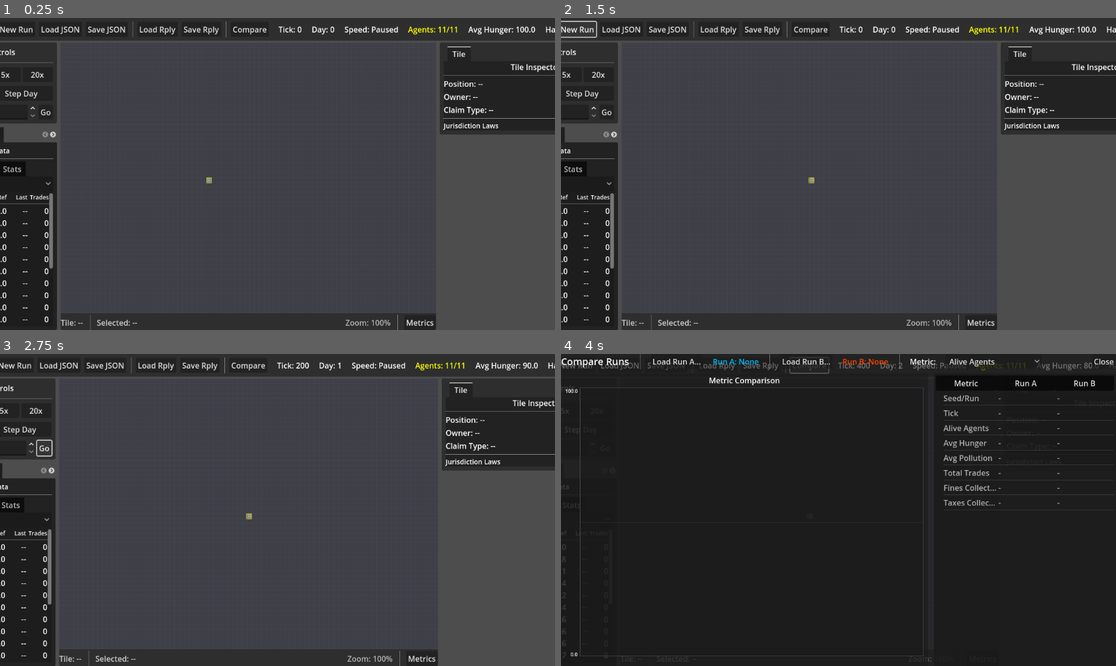
Above: before the commit, frames 1-4 (two rows, left to right).
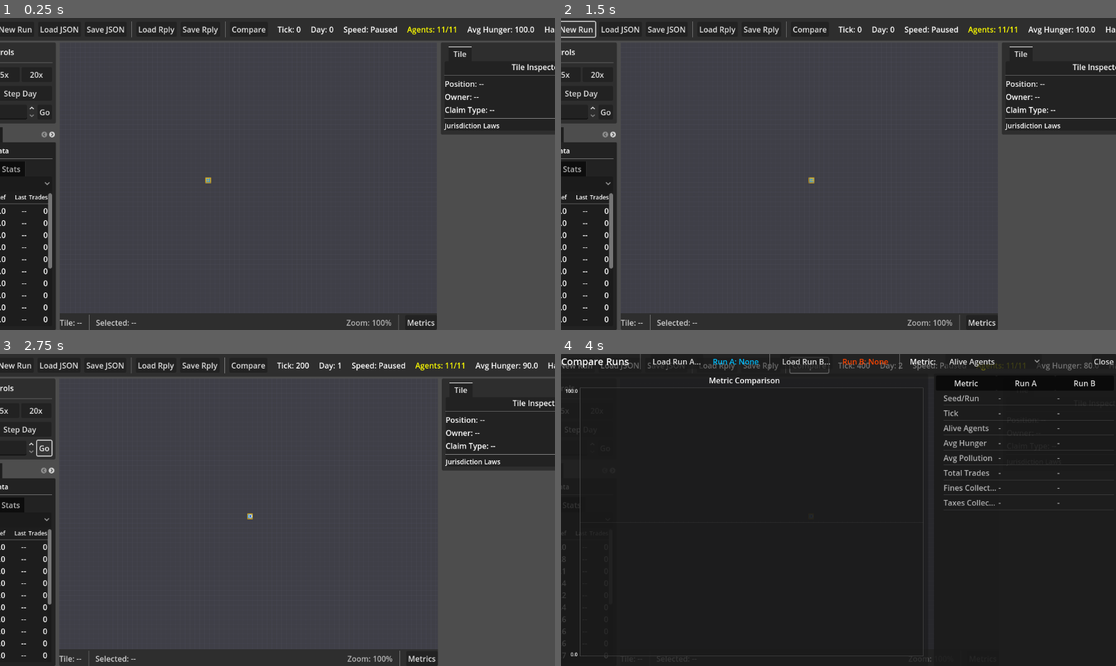
Above: after the commit, the same moments.

Repository: dfrer/societies
Game: Godot game, scene res://viz/visualizer_main.tscn
Two runs of this game, one before a commit and one after it. Both use one fixed random seed, a clock stepped at 60 frames per second and the inputs below.
Inputs:
- Up to frame 1 (0.25 s): no input
- Up to frame 2 (1.5 s): click "New Run" at 0.5 s; click "New Run" at 1.25 s
- Up to frame 3 (2.75 s): click "Go" at 2 s
- Up to frame 4 (4 s): click "Go" at 2.75 s; click "Compare" at 3.5 s

The runs differ from the first frame. In frame 1, 2.9% of the frame differs, in the area x 0-100%, y 1-100%; in frame 2, 2.9%, in the area x 0-100%, y 0-100%; in frame 3, less than 0.1%; in frame 4, less than 0.1%.
Error in both runs: Invalid access to property or key 'state' on a base object of type 'RefCounted (Agent)'. (res://sim/brains/planners/needs_planner.gd:30)

Commit message:
Implement V3 brain phase 3 updates

Diff:
--- a/sim/brains/default_brain.gd
+++ b/sim/brains/default_brain.gd
@@ -2,6 +2,20 @@
 ## Evaluates possible actions and selects the one with the highest utility score
 class_name DefaultBrain
 extends IAgentBrain
+
+# Planner priorities (higher runs first)
+const PRIORITY_SURVIVAL = 100
+const PRIORITY_CRITICAL_NEEDS = 90
+const PRIORITY_COMMITMENTS = 80
+const PRIORITY_LONG_TERM = 70
+const PRIORITY_NEEDS = 60
+const PRIORITY_CAREER = 55
+const PRIORITY_HOMESTEAD = 50
+const PRIORITY_MARKET_BEHAVIOR = 45
+const PRIORITY_ECONOMY = 40
+const PRIORITY_CIVIC = 30
+const PRIORITY_SOCIAL = 20
+const PRIORITY_GOVERNANCE = 10
 
 # Weight mappings
 const WEIGHT_SURVIVAL = 10.0
@@ -205,6 +219,8 @@
 			return goal.get("intentions", []).is_empty()
 		"ACCEPT_CONTRACT":
 			return agent.has_active_contract()
+		"COMPLETE_ACTIVITY":
+			return agent.current_activity_id != int(goal.get("activity_id", -1))
 		"JOIN_FACTION":
 			var target_faction: int = int(goal.get("faction_id", 0))
 			return agent.faction_id == target_faction or agent.faction_id != 0
@@ -419,6 +435,18 @@
 			return _plan_build_road(agent, goal, world, tuning)
 		"REST":
 			return Actions.rest()
+		"COMPLETE_ACTIVITY":
+			if state == null:
+				return {}
+			var activity_id: int = int(goal.get("activity_id", -1))
+			if activity_id < 0:
+				return {}
+			if agent.current_activity_id != activity_id:
+				agent.current_activity_id = activity_id
+			var activity := state.job_board.get_activity(activity_id)
+			if activity.is_empty():
+				return {}
+			return _action_from_activity(agent, activity, world, tuning, state)
 
 	return {}
 
@@ -493,6 +521,8 @@
 			return {"type": "GO_TO", "data": {"x": goal.get("x", agent.pos_x), "y": goal.get("y", agent.pos_y)}}
 		"GO_TO_MARKET_WITH_INTENT":
 			return {"type": "GO_TO_MARKET_WITH_INTENT", "data": {"intentions": goal.get("intentions", [])}}
+		"COMPLETE_ACTIVITY":
+			return {"type": "COMPLETE_ACTIVITY", "data": {"activity_id": goal.get("activity_id", -1)}}
 	return {"type": "IDLE", "data": {}}
 
 func _set_intent(state: SimState, agent: Agent, intent_type: String, data: Dictionary) -> void:
@@ -838,6 +868,8 @@
 	var current_tick: int = state.tick if state != null else 0
 	if _economy_planner.should_avoid_buying(agent, item, market, tuning, current_tick):
 		return {}
+	if _economy_planner.should_suppress_market_purchase(agent, item, tuning):
+		return {}
 	var price = market.get_ref_price(item)
 	if agent.get_available_money() >= price:
 		# Place buy order
@@ -902,12 +934,12 @@
 				elif agent.has_available_item(item, qty):
 					fulfilled = true
 				elif market.has_active_order(agent.id, item, "buy"):
-					fulfilled = true
+					fulfilled = false
 				elif agent.get_available_money() < market.get_ref_price(item):
 					intention = _increment_intention_attempts(intention, max_attempts)
 				else:
 					action = Actions.place_buy_order(item)
-					fulfilled = true
+					fulfilled = false
 				if fulfilled:
 					agent.goal_data.erase("failed_item_request")
 			"SELL_SURPLUS":
@@ -919,10 +951,10 @@
 					if agent.get_available_item(item) <= threshold:
 						fulfilled = true
 					elif market.has_active_order(agent.id, item, "sell"):
-						fulfilled = true
+						fulfilled = false
 					else:
 						action = Actions.place_sell_order(item)
-						fulfilled = true
+						fulfilled = false
 			"FIND_WORK":
 				if agent.has_active_contract():
 					fulfilled = true
@@ -939,6 +971,8 @@
 				fulfilled = true
 
 		if action.has("type"):
+			if not fulfilled and not intention.is_empty():
+				updated_intentions.append(intention)
 			for j in range(i + 1, intentions.size()):
 				if intentions[j] is Dictionary:
 					updated_intentions.append(intentions[j].duplicate(true))
--- a/sim/brains/planners/career_planner.gd
+++ b/sim/brains/planners/career_planner.gd
@@ -3,7 +3,7 @@
 extends IAgentPlanner
 
 func get_priority() -> int:
-	return 75
+	return DefaultBrain.PRIORITY_CAREER
 
 func maybe_add_goal(agent: Agent, context: PlannerContext) -> bool:
 	if agent.career_type == "none" or agent.career_type == "":
--- a/sim/brains/planners/civic_planner.gd
+++ b/sim/brains/planners/civic_planner.gd
@@ -3,7 +3,7 @@
 extends "res://sim/brains/planners/i_agent_planner.gd"
 
 func get_priority() -> int:
-	return 40
+	return DefaultBrain.PRIORITY_CIVIC
 
 func maybe_add_goal(agent: Agent, context: PlannerContext) -> bool:
 	if context.state == null:
--- a/sim/brains/planners/commitment_planner.gd
+++ b/sim/brains/planners/commitment_planner.gd
@@ -4,7 +4,7 @@
 extends IAgentPlanner
 
 func get_priority() -> int:
-	return 100 # Highest priority
+	return DefaultBrain.PRIORITY_COMMITMENTS
 
 func maybe_add_goal(agent: Agent, context: PlannerContext) -> bool:
 	# Check for active contract
--- a/sim/brains/planners/economy_planner.gd
+++ b/sim/brains/planners/economy_planner.gd
@@ -6,7 +6,7 @@
 var _recipes: Dictionary = {}
 
 func get_priority() -> int:
-	return 60
+	return DefaultBrain.PRIORITY_ECONOMY
 
 func maybe_add_goal(agent: Agent, context: PlannerContext) -> bool:
 	return add_primary_goal(agent, context.world, context.market, context.contracts_system, context.tuning, context.recipes, context.state)
@@ -86,6 +86,23 @@
 	var ref_price: float = market.get_ref_price(item)
 	return ref_price > fair_price * overpay_multiplier
 
+func should_suppress_market_purchase(agent: Agent, item: String, tuning: Dictionary) -> bool:
+	if not _has_save_for_item_goal(agent):
+		return false
+	var emergency_threshold: float = float(tuning.get("emergency_hunger_threshold", 15.0))
+	if item in ["Berries", "CookedMeal"] and agent.get_hunger() < emergency_threshold:
+		return false
+	return true
+
+func _has_save_for_item_goal(agent: Agent) -> bool:
+	for goal in agent.long_term_goals:
+		if goal.get("type", "") == "SAVE_FOR_ITEM":
+			return true
+	for goal in agent.goal_stack:
+		if goal.get("type", "") == "SAVE_FOR_ITEM":
+			return true
+	return false
+
 func _has_allowed_recipe(output_item: String, recipes: Dictionary, world: World) -> bool:
 	for recipe_id in recipes:
 		var recipe: Recipe = recipes[recipe_id]
--- a/sim/brains/planners/governance_planner.gd
+++ b/sim/brains/planners/governance_planner.gd
@@ -3,7 +3,7 @@
 extends IAgentPlanner
 
 func get_priority() -> int:
-	return 20
+	return DefaultBrain.PRIORITY_GOVERNANCE
 
 func maybe_add_goal(agent: Agent, context: PlannerContext) -> bool:
 	if context.state == null:
--- a/sim/brains/planners/homestead_planner.gd
+++ b/sim/brains/planners/homestead_planner.gd
@@ -3,7 +3,7 @@
 extends IAgentPlanner
 
 func get_priority() -> int:
-	return 70
+	return DefaultBrain.PRIORITY_HOMESTEAD
 
 func maybe_add_goal(agent: Agent, context: PlannerContext) -> bool:
 	if not agent.has_home() and agent.has_claim_tokens():
--- a/sim/brains/planners/long_term_planner.gd
+++ b/sim/brains/planners/long_term_planner.gd
@@ -3,7 +3,7 @@
 extends "res://sim/brains/planners/i_agent_planner.gd"
 
 func get_priority() -> int:
-	return 30
+	return DefaultBrain.PRIORITY_LONG_TERM
 
 func maybe_add_goal(agent: Agent, context: PlannerContext) -> bool:
 	var tuning_data: Dictionary = context.tuning if context.tuning is Dictionary else {}
@@ -17,6 +17,7 @@
 			continue
 		var item: String = long_term_goal.get("item", "")
 		var target_money: int = int(long_term_goal.get("target_money", 0))
+		_update_save_goal_progress(agent, long_term_goal, item, target_money)
 		if _is_save_goal_complete(agent, item, target_money):
 			completed_indices.append(i)
 			continue
@@ -33,6 +34,16 @@
 		agent.long_term_goals.remove_at(completed_indices[idx])
 
 	return false
+
+func _update_save_goal_progress(agent: Agent, goal: Dictionary, item: String, target_money: int) -> void:
+	if item != "" and agent.has_item(item, 1):
+		goal["progress"] = 1.0
+		return
+	if target_money <= 0:
+		goal["progress"] = 0.0
+		return
+	var progress := float(agent.get_available_money()) / float(target_money)
+	goal["progress"] = clampf(progress, 0.0, 1.0)
 
 func _maybe_add_save_for_item_goal(agent: Agent, market: Market, tuning: Dictionary, state: SimState) -> void:
 	if agent.has_tool("Axe"):
--- a/sim/brains/planners/market_behavior_planner.gd
+++ b/sim/brains/planners/market_behavior_planner.gd
@@ -3,7 +3,7 @@
 extends IAgentPlanner
 
 func get_priority() -> int:
-	return 65
+	return DefaultBrain.PRIORITY_MARKET_BEHAVIOR
 
 func maybe_add_goal(agent: Agent, context: PlannerContext) -> bool:
 	var intentions := _gather_market_intentions(agent, context.market, context.tuning)
@@ -47,7 +47,7 @@
 	if not failed_request.is_empty():
 		var item: String = failed_request.get("item", "")
 		var qty: int = int(failed_request.get("qty", 1))
-		if item != "":
+		if item != "" and not _should_skip_market_buy(agent, item, tuning):
 			_add_intention(intentions, {
 				"type": "BUY_NEEDS",
 				"item": item,
@@ -86,6 +86,23 @@
 
 	return intentions
 
+func _should_skip_market_buy(agent: Agent, item: String, tuning: Dictionary) -> bool:
+	if not _has_save_for_item_goal(agent):
+		return false
+	var emergency_threshold: float = float(tuning.get("emergency_hunger_threshold", 15.0))
+	if item in ["Berries", "CookedMeal"] and agent.get_hunger() < emergency_threshold:
+		return false
+	return true
+
+func _has_save_for_item_goal(agent: Agent) -> bool:
+	for goal in agent.long_term_goals:
+		if goal.get("type", "") == "SAVE_FOR_ITEM":
+			return true
+	for goal in agent.goal_stack:
+		if goal.get("type", "") == "SAVE_FOR_ITEM":
+			return true
+	return false
+
 func _normalize_intentions(intentions: Array[Dictionary], current_tick: int, tuning: Dictionary) -> Array[Dictionary]:
 	var ttl: int = int(tuning.get("market_intention_ttl_ticks", 120))
 	var max_attempts: int = int(tuning.get("market_intention_max_attempts", 3))
--- a/sim/brains/planners/needs_planner.gd
+++ b/sim/brains/planners/needs_planner.gd
@@ -8,7 +8,7 @@
 # 2. Goal Generation: Adds goals for hungry/tired states or proactive buffering
 
 func get_priority() -> int:
-	return 100 # Priority.CRITICAL_NEEDS - usually high
+	return DefaultBrain.PRIORITY_CRITICAL_NEEDS
 
 func get_interrupt_action(agent: Agent, tuning: Variant) -> Dictionary:
 	var tuning_data: Dictionary = tuning if tuning is Dictionary else {}
--- a/sim/brains/planners/social_planner.gd
+++ b/sim/brains/planners/social_planner.gd
@@ -3,7 +3,7 @@
 extends "res://sim/brains/planners/i_agent_planner.gd"
 
 func get_priority() -> int:
-	return 50
+	return DefaultBrain.PRIORITY_SOCIAL
 
 func maybe_add_goal(agent: Agent, context: PlannerContext) -> bool:
 	var tuning_data: Dictionary = context.tuning if context.tuning is Dictionary else {}
--- a/sim/brains/planners/survival_planner.gd
+++ b/sim/brains/planners/survival_planner.gd
@@ -3,7 +3,7 @@
 extends IAgentPlanner
 
 func get_priority() -> int:
-	return 90
+	return DefaultBrain.PRIORITY_SURVIVAL
 
 func get_interrupt_action(agent: Agent, tuning: Dictionary) -> Dictionary:
 	var emergency_threshold: float = tuning.get("emergency_hunger_threshold", 15.0)
--- a/sim/tuning.gd
+++ b/sim/tuning.gd
@@ -131,6 +131,7 @@
 	_add_schema("market_price_memory_limit", "int", false, 20, 1, 1000, "Maximum entries in market price memory")
 	_add_schema("market_intention_ttl_ticks", "int", false, 120, 1, 10000, "TTL for market intentions")
 	_add_schema("market_intention_max_attempts", "int", false, 3, 1, 100, "Max attempts for market intentions")
+	_add_schema("market_intention_cooldown_ticks", "int", false, 12, 0, 10000, "Cooldown before adding new market intentions")
 
 	# Workshops
 	_add_schema("workshop_start_count", "int", true, 1, 0, 100, "Initial workshops")
@@ -151,6 +152,8 @@
 	_add_schema("trader_min_inventory_value", "int", true, 100, 0, 10000, "Min inventory value for traders to buy")
 	_add_schema("role_switch_interval_ticks", "int", true, 100, 1, 1000, "Ticks between role switch evaluation")
 	_add_schema("career_resource_access_radius", "int", false, 12, 1, 100, "Radius before seeking resource access")
+	_add_schema("career_discovery_ticks", "int", false, 48, 1, 10000, "Ticks between career reassessment")
+	_add_schema("specialization_skill_threshold", "float", false, 2.0, 0, 100, "Skill level threshold to specialize")
 
 	# Skills
 	_add_schema("skill_xp_per_action", "float", true, 0.1, 0, 10, "XP gained per action")
@@ -162,6 +165,7 @@
 	_add_schema("contract_payout_multiplier", "float", true, 1.2, 0, 10, "Contract payout multiplier")
 	_add_schema("contract_accept_min_profit", "int", true, 5, 0, 1000, "Minimum profit to accept contract")
 	_add_schema("contract_prefer_profit_threshold", "int", false, 8, 0, 10000, "Profit threshold to prefer contracts over org tasks")
+	_add_schema("contract_posting_cooldown_ticks", "int", false, 24, 0, 10000, "Cooldown ticks before posting another contract")
 	_add_schema("max_active_contracts_per_agent", "int", true, 1, 0, 10, "Max active contracts per agent")
 	_add_schema("contract_food_focus_multiplier", "float", true, 2.0, 0, 10, "Food payout multiplier during scarcity")
 	_add_schema("contract_payout_multiplier_cap", "float", true, 2.5, 0, 10, "Max contract payout multiplier")
--- /dev/null
+++ b/tests/test_career_planner.gd
@@ -0,0 +1,24 @@
+extends "res://tests/test_case.gd"
+const SimFixture = preload("res://tests/sim_fixture.gd")
+const CareerPlanner = preload("res://sim/brains/planners/career_planner.gd")
+const PlannerContext = preload("res://sim/brains/planner_context.gd")
+
+func _run() -> void:
+	subtest("Logger without axe seeks tool", func():
+		var sim = SimFixture.make_sim(301)
+		var agent = sim.state.agents[0]
+		agent.career_type = "logger"
+		agent.role = "logger"
+		agent.inventory.erase("Axe")
+
+		var planner = CareerPlanner.new()
+		var ctx = PlannerContext.create(sim.state.world, sim.state.market, sim.contracts_system, sim.tuning, sim.recipes, sim.state)
+
+		var added = planner.maybe_add_goal(agent, ctx)
+
+		assert_true(added, "Should add tool acquisition goal")
+		if not agent.goal_stack.is_empty():
+			var goal = agent.goal_stack.back()
+			assert_eq(goal.get("type", ""), "ACQUIRE_TOOL", "Goal should acquire tool")
+			assert_eq(goal.get("item", ""), "Axe", "Goal should request axe")
+	)
--- /dev/null
+++ b/tests/test_commitment_planner.gd
@@ -0,0 +1,31 @@
+extends "res://tests/test_case.gd"
+const SimFixture = preload("res://tests/sim_fixture.gd")
+const CommitmentPlanner = preload("res://sim/brains/planners/commitment_planner.gd")
+const PlannerContext = preload("res://sim/brains/planner_context.gd")
+const Contract = preload("res://sim/contract.gd")
+
+func _run() -> void:
+	subtest("Active contract becomes commitment goal", func():
+		var sim = SimFixture.make_sim(401)
+		var agent = sim.state.agents[0]
+
+		var contract = Contract.new()
+		contract.id = 1
+		contract.status = Contract.STATUS_ACCEPTED
+		contract.worker_id = agent.id
+		contract.item = "Berries"
+		contract.qty = 1
+		sim.contracts_system.contracts.append(contract)
+
+		agent.active_contract_id = contract.id
+
+		var planner = CommitmentPlanner.new()
+		var ctx = PlannerContext.create(sim.state.world, sim.state.market, sim.contracts_system, sim.tuning, sim.recipes, sim.state)
+
+		var added = planner.maybe_add_goal(agent, ctx)
+
+		assert_true(added, "Should add commitment goal for active contract")
+		if not agent.goal_stack.is_empty():
+			var goal = agent.goal_stack.back()
+			assert_eq(goal.get("type", ""), "FULFILL_CONTRACT", "Goal should fulfill contract")
+	)
--- /dev/null
+++ b/tests/test_default_brain_v3.gd
@@ -0,0 +1,47 @@
+extends "res://tests/test_case.gd"
+const SimFixture = preload("res://tests/sim_fixture.gd")
+const DefaultBrain = preload("res://sim/brains/default_brain.gd")
+const PlannerContext = preload("res://sim/brains/planner_context.gd")
+const Contract = preload("res://sim/contract.gd")
+
+func _run() -> void:
+	subtest("Commitment goals outrank lower priorities", func():
+		var sim = SimFixture.make_sim(501)
+		var agent = sim.state.agents[0]
+		agent.goal_stack.clear()
+		agent.claim_tokens = 0
+		agent.goal_data["failed_item_request"] = {
+			"item": "MysteryItem",
+			"qty": 1
+		}
+
+		var contract = Contract.new()
+		contract.id = 1
+		contract.status = Contract.STATUS_ACCEPTED
+		contract.worker_id = agent.id
+		sim.contracts_system.contracts.append(contract)
+		agent.active_contract_id = contract.id
+
+		var brain = DefaultBrain.new()
+		var ctx = PlannerContext.create(sim.state.world, sim.state.market, sim.contracts_system, sim.tuning, sim.recipes, sim.state)
+		brain._generate_high_level_goals(agent, ctx)
+
+		assert_false(agent.goal_stack.is_empty(), "Should have at least one goal")
+		if not agent.goal_stack.is_empty():
+			var goal = agent.goal_stack.back()
+			assert_eq(goal.get("type", ""), "FULFILL_CONTRACT", "Commitments should be prioritized")
+	)
+
+	subtest("New goal completion logic", func():
+		var sim = SimFixture.make_sim(502)
+		var agent = sim.state.agents[0]
+		agent.add_item("Berries", 5)
+
+		var brain = DefaultBrain.new()
+		var goal = {
+			"type": "MAINTAIN_FOOD_BUFFER",
+			"target_qty": 5
+		}
+		var complete = brain._is_goal_complete(agent, goal, sim.state.world, sim.contracts_system)
+		assert_true(complete, "Food buffer goal should complete when target reached")
+	)
--- /dev/null
+++ b/tests/test_economy_planner.gd
@@ -0,0 +1,39 @@
+extends "res://tests/test_case.gd"
+const SimFixture = preload("res://tests/sim_fixture.gd")
+const EconomyPlanner = preload("res://sim/brains/planners/economy_planner.gd")
+const PlannerContext = preload("res://sim/brains/planner_context.gd")
+
+func _run() -> void:
+	subtest("Post contract for failed request", func():
+		var sim = SimFixture.make_sim(201)
+		var agent = sim.state.agents[0]
+		agent.claim_tokens = 0
+		agent.goal_data["failed_item_request"] = {
+			"item": "MysteryItem",
+			"qty": 2
+		}
+
+		var planner = EconomyPlanner.new()
+		var ctx = PlannerContext.create(sim.state.world, sim.state.market, sim.contracts_system, sim.tuning, sim.recipes, sim.state)
+
+		var added = planner.maybe_add_goal(agent, ctx)
+
+		assert_true(added, "Should add a contract posting goal")
+		if not agent.goal_stack.is_empty():
+			var goal = agent.goal_stack.back()
+			assert_eq(goal.get("type", ""), "POST_CONTRACT_FOR_NEED", "Goal should post contract for need")
+	)
+
+	subtest("Suppress market purchases while saving", func():
+		var sim = SimFixture.make_sim(202)
+		var agent = sim.state.agents[0]
+		agent.long_term_goals.append({
+			"type": "SAVE_FOR_ITEM",
+			"item": "Axe",
+			"target_money": 120,
+			"progress": 0.0
+		})
+		var planner = EconomyPlanner.new()
+		var suppress = planner.should_suppress_market_purchase(agent, "Planks", sim.tuning)
+		assert_true(suppress, "Should suppress non-essential market purchases while saving")
+	)
--- /dev/null
+++ b/tests/test_homestead_planner.gd
@@ -0,0 +1,41 @@
+extends "res://tests/test_case.gd"
+const SimFixture = preload("res://tests/sim_fixture.gd")
+const HomesteadPlanner = preload("res://sim/brains/planners/homestead_planner.gd")
+const PlannerContext = preload("res://sim/brains/planner_context.gd")
+
+func _run() -> void:
+	subtest("Establish homestead goal", func():
+		var sim = SimFixture.make_sim(101)
+		var agent = sim.state.agents[0]
+		agent.home_pos = Vector2i(-1, -1)
+		var planner = HomesteadPlanner.new()
+		var ctx = PlannerContext.create(sim.state.world, sim.state.market, sim.contracts_system, sim.tuning, sim.recipes, sim.state)
+
+		var added = planner.maybe_add_goal(agent, ctx)
+
+		assert_true(added, "Should add establish homestead goal")
+		if not agent.goal_stack.is_empty():
+			var goal = agent.goal_stack.back()
+			assert_eq(goal.get("type", ""), "ESTABLISH_HOMESTEAD", "Goal should establish homestead")
+	)
+
+	subtest("Build personal stockpile goal", func():
+		var sim = SimFixture.make_sim(102)
+		var agent = sim.state.agents[0]
+		agent.home_pos = Vector2i(agent.pos_x, agent.pos_y)
+		agent.personal_stockpile_id = -1
+		var planks_needed: int = int(sim.tuning.get("personal_stockpile_planks", 12))
+		var stone_needed: int = int(sim.tuning.get("personal_stockpile_stone", 6))
+		agent.add_item("Planks", planks_needed)
+		agent.add_item("Stone", stone_needed)
+
+		var planner = HomesteadPlanner.new()
+		var ctx = PlannerContext.create(sim.state.world, sim.state.market, sim.contracts_system, sim.tuning, sim.recipes, sim.state)
+
+		var added = planner.maybe_add_goal(agent, ctx)
+
+		assert_true(added, "Should add personal stockpile goal")
+		if not agent.goal_stack.is_empty():
+			var goal = agent.goal_stack.back()
+			assert_eq(goal.get("type", ""), "BUILD_PERSONAL_STOCKPILE", "Goal should build personal stockpile")
+	)
